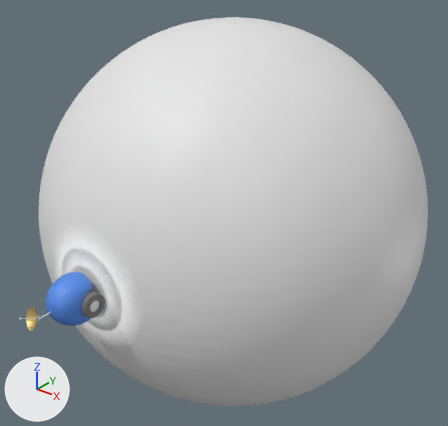
Before and after pictures for a commit that changed the Blender file src/models.blend.
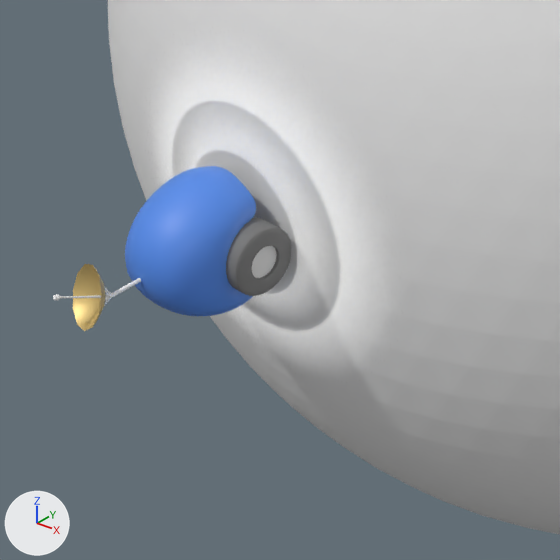
Old and new are each drawn whole from a 50 mm camera at (1.849, -1.384, 1.454) aimed at (0.03, 0.89, 0.045) and again close up on the part from 0% to 45% of the width and 50% to 97% of the height. Arrows for +X, +Y and +Z are at lower left; the lights stay in place.
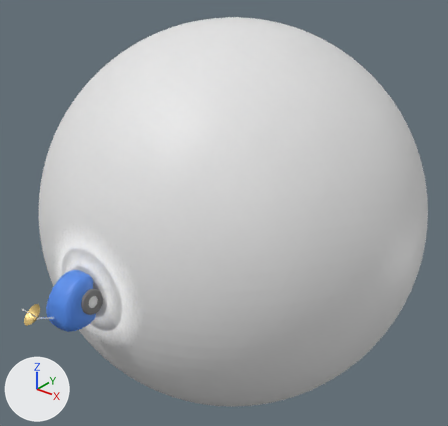
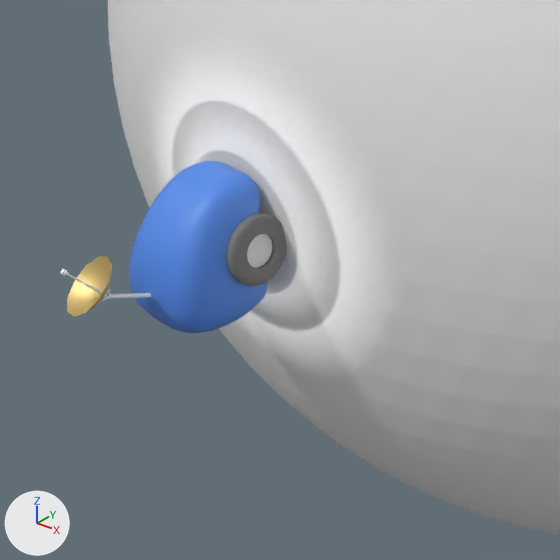
Scene script edits in JSON lines:
```json
{"block": "me_circle_009", "where": "# used by ob_rover; location = (0.0, 0.0, 0.0); rotation_euler = (3.142, -1.571, 0.0), in degrees (180, -90, 0)"}
{"op": "remove", "block": "me_circle_009", "code": "me_circle_009.from_pydata(...)  # 44 vertices, 30 faces; spans x -0.111..0.126, y 0.022..0.202, z -0.086..0.0"}
{"op": "add", "block": "me_circle_009", "code": "me_circle_009.from_pydata(...)  # 17 vertices, 12 faces; spans x -0.13..0.128, y -0.016..0.197, z 0.0..0.098"}
{"block": "me_circle_009", "change": "me_circle_009 part 1: the whole mesh is rebuilt"}
{"op": "set", "path": "ob_cylinder_001.location", "old": "(0.0863, 0.000304, 0.0522)", "new": "(0.0673, 0.00416, 0.0436)"}
{"op": "set", "path": "ob_cylinder_001.rotation_euler", "old": "(1.571, 0.0, -1.571)", "new": "(1.552, 0.0263, -1.424)", "note": "degrees (90, 0, -90) -> degrees (89, 1.5, -82)"}
{"op": "set", "path": "ob_circle_004.location", "old": "(0.0, 0.0, 0.168)", "new": "(0.0, -0.0375, 0.175)"}
{"op": "set", "path": "ob_circle_004.rotation_euler", "old": "(0.0, 0.0, 0.0)", "new": "(-0.461, -0.0735, 0.00619)", "note": "degrees (0, 0, 0) -> degrees (-26, -4.2, 0.4)"}
```

Location of each change, [x1, y1, x2, y2] in pixels of the close-ups (560 x 560 px):
```json
{"object": "Rover", "change": "reshaped", "before": [125, 166, 256, 316], "after": [129, 161, 267, 333], "on screen": "15% taller"}
{"object": "Cylinder.001", "change": "reshaped, moved, turned", "before": [226, 218, 292, 296], "after": [226, 212, 287, 286]}
{"object": "Circle.001", "change": "moved, turned", "before": [73, 264, 106, 331], "after": [67, 256, 112, 317]}
{"object": "Circle.004", "change": "moved, turned", "before": [105, 278, 141, 301], "after": [104, 293, 151, 298]}
{"object": "Circle.003", "change": "moved, turned", "before": [53, 294, 101, 300], "after": [60, 269, 103, 294]}
{"object": "Circle.005", "change": "moved, turned", "before": [104, 286, 111, 306], "after": [99, 288, 110, 303]}
```
